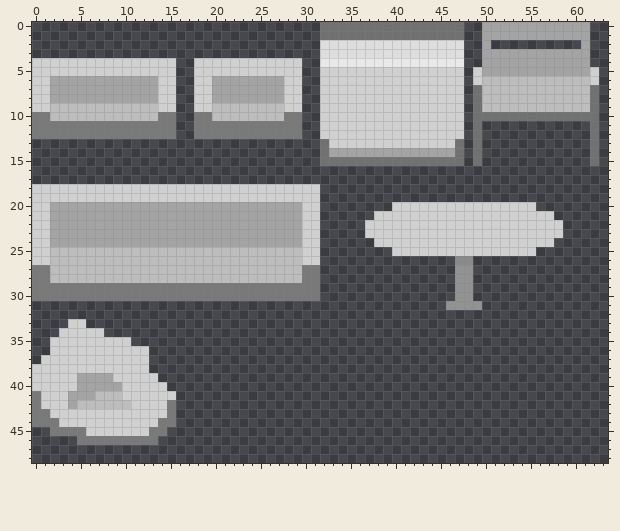
One commit to this sprite sheet: curses/data/textures/Furniture.png. Above, as it was before the edit.
The file is 64x80 pixels. Colours within 5 levels of each other are drawn and written as one. Shown: x 0..63, y 0..48.
Now the later version:
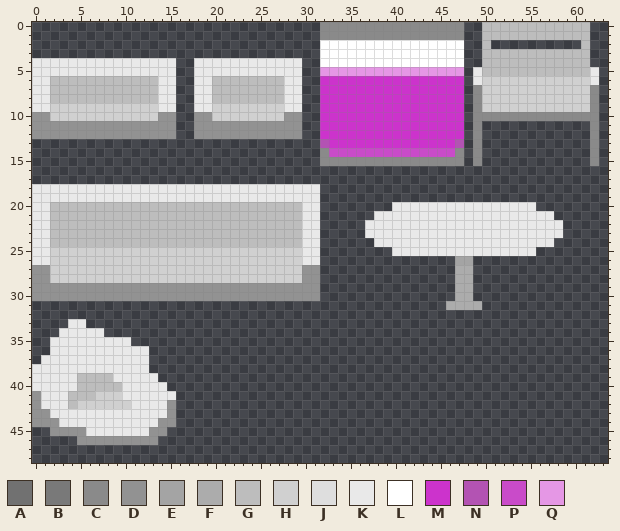
Palette (. is transparent): A #717171  B #797979  C #8a8a8a  D #929292  E #a4a4a4  F #acacac  G #bdbdbd  H #d0d0d0  J #dedede  K #e9e9e9  L #ffffff  M #cc33cc  N #b353b3  P #c94bc9  Q #e597e5
The edit:
Changed rows in their new state; - is an unchanged pixel.
first column x 0:
 0 --------------------------------CCCCCCCCCCCCCCCC--GGGGGGGGGGGG-
 1 --------------------------------CCCCCCCCCCCCCCCC--GGGGGGGGGGGG-
 2 --------------------------------LLLLLLLLLLLLLLLL--G----------G-
 3 --------------------------------LLLLLLLLLLLLLLLL--GGGGGGGGGGGG-
 4 KKKKKKKKKKKKKKKK--KKKKKKKKKKKK--LLLLLLLLLLLLLLLL--GGGGGGGGGGGG-
 5 KKKKKKKKKKKKKKKK--KKKKKKKKKKKK--QQQQQQQQQQQQQQQQ-KGGGGGGGGGGGGK
 6 KKGGGGGGGGGGGGKK--KKGGGGGGGGKK--MMMMMMMMMMMMMMMM-KHHHHHHHHHHHHK
 7 KKGGGGGGGGGGGGKK--KKGGGGGGGGKK--MMMMMMMMMMMMMMMM-CHHHHHHHHHHHHC
 8 KKGGGGGGGGGGGGKK--KKGGGGGGGGKK--MMMMMMMMMMMMMMMM-CHHHHHHHHHHHHC
 9 KKHHHHHHHHHHHHKK--KKHHHHHHHHKK--MMMMMMMMMMMMMMMM-CHHHHHHHHHHHHC
10 DDHHHHHHHHHHHHDD--DDHHHHHHHHDD--MMMMMMMMMMMMMMMM-CCCCCCCCCCCCCC
11 DDDDDDDDDDDDDDDD--DDDDDDDDDDDD--MMMMMMMMMMMMMMMM-C------------C
12 DDDDDDDDDDDDDDDD--DDDDDDDDDDDD--MMMMMMMMMMMMMMMM-C------------C
13 --------------------------------NMMMMMMMMMMMMMMN-C------------C
14 --------------------------------CPPPPPPPPPPPPPPC-C------------C
15 --------------------------------CCCCCCCCCCCCCCCC-C------------C
18 KKKKKKKKKKKKKKKKKKKKKKKKKKKKKKKK-------------------------------
19 KKKKKKKKKKKKKKKKKKKKKKKKKKKKKKKK-------------------------------
20 KKGGGGGGGGGGGGGGGGGGGGGGGGGGGGKK--------KKKKKKKKKKKKKKKK-------
21 KKGGGGGGGGGGGGGGGGGGGGGGGGGGGGKK------KKKKKKKKKKKKKKKKKKKK-----
22 KKGGGGGGGGGGGGGGGGGGGGGGGGGGGGKK-----KKKKKKKKKKKKKKKKKKKKKK----
23 KKGGGGGGGGGGGGGGGGGGGGGGGGGGGGKK-----KKKKKKKKKKKKKKKKKKKKKK----
24 KKGGGGGGGGGGGGGGGGGGGGGGGGGGGGKK------KKKKKKKKKKKKKKKKKKKK-----
25 KKHHHHHHHHHHHHHHHHHHHHHHHHHHHHKK--------KKKKKKKKKKKKKKKK-------
26 KKHHHHHHHHHHHHHHHHHHHHHHHHHHHHKK---------------EE--------------
27 DDHHHHHHHHHHHHHHHHHHHHHHHHHHHHDD---------------FF--------------
28 DDHHHHHHHHHHHHHHHHHHHHHHHHHHHHDD---------------FF--------------
29 DDDDDDDDDDDDDDDDDDDDDDDDDDDDDDDD---------------FF--------------
30 DDDDDDDDDDDDDDDDDDDDDDDDDDDDDDDD---------------FF--------------
31 ----------------------------------------------FFFF-------------
33 ----KK---------------------------------------------------------
34 ---KKKKK-------------------------------------------------------
35 --KKKKKKKKK----------------------------------------------------
36 --KKKKKKKKKKK--------------------------------------------------
37 -KKKKKKKKKKKK--------------------------------------------------
38 KKKKKKKKKKKKK--------------------------------------------------
39 KKKKKGGGGKKKKK-------------------------------------------------
40 KKKKKGGGGGKKKKK------------------------------------------------
41 DKKKGGGHHHKKKKKK-----------------------------------------------
42 DKKKGHHHHHHKKKKD-----------------------------------------------
43 DDKKKKKKKKKKKKKD-----------------------------------------------
44 DDDKKKKKKKKKKKDD-----------------------------------------------
45 --DDDDKKKKKKKDD------------------------------------------------
46 -----DDDDDDDDD-------------------------------------------------
